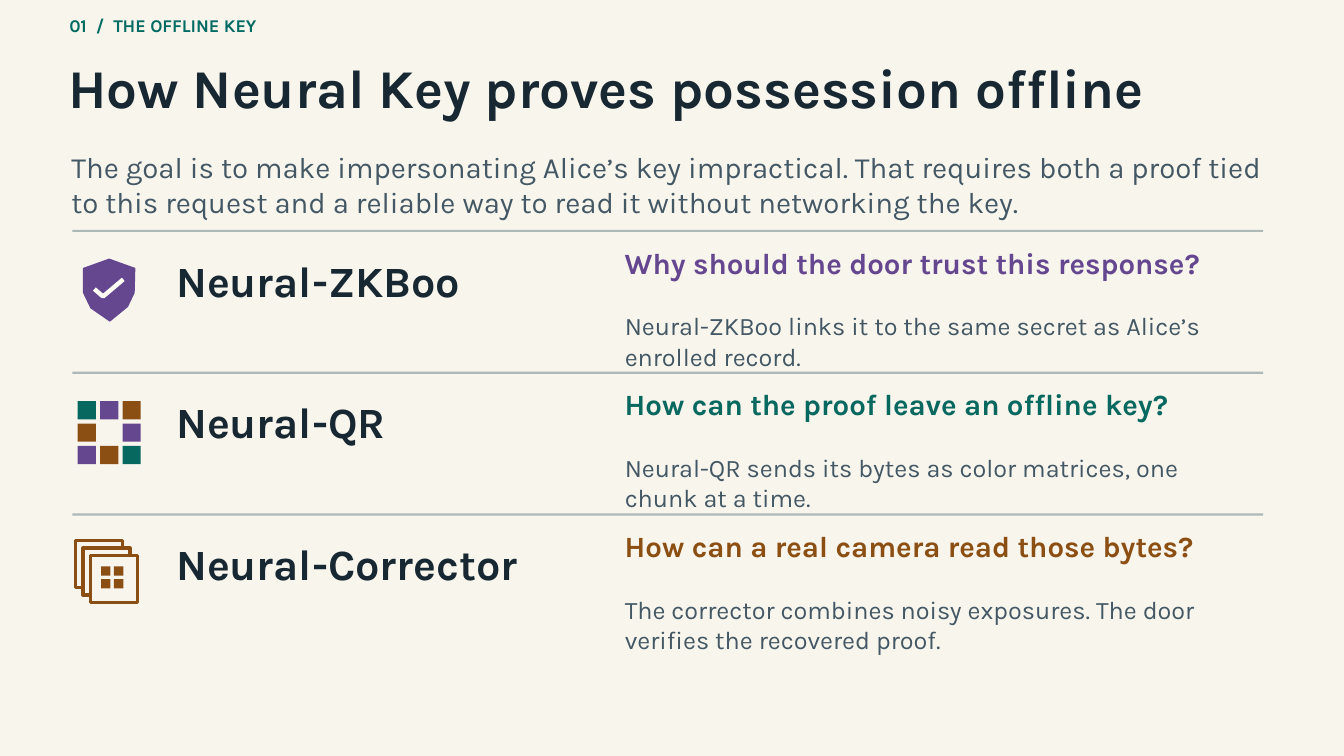
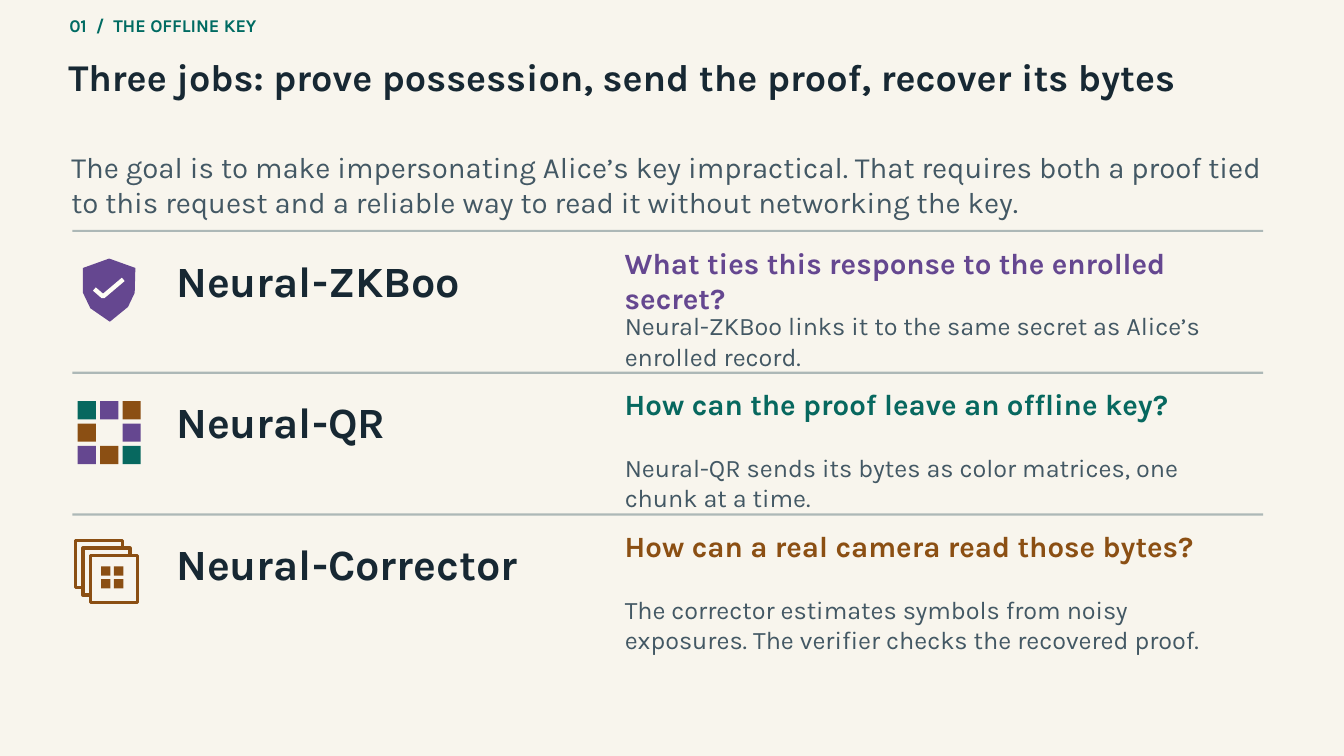
Before and after one commit to magnux/neural_cryptography, a slide deck: slide 6 of docs/presentation/neural-cryptography.pptx. Drawn at 1344x756 pixels with LibreOffice and Linux fonts; fonts in the diff are those of the drawing. Boxes give left, top, right and bottom in pixels: in the first picture for what was removed or moved away, otherwise in the second. Text is boxed around its words. In the diff, an @@ line names an element or a change of style, - is before the commit and + after.

Commit message:
Explain how the key and optical corrector need different neural architectures

```diff
--- a/docs/presentation/neural-cryptography.pptx
+++ b/docs/presentation/neural-cryptography.pptx
@@ text at (68,64,1175,100): text changed; size 39 to 27 pt @@
-How Neural Key proves possession offline
+Three jobs: prove possession, send the proof, recover its bytes
@@ text at (625,253,1166,310): text changed @@
-Why should the door trust this response?
+What ties this response to the enrolled secret?
@@ text at (625,601,1199,655): text changed @@
-The corrector combines noisy exposures. The door verifies the recovered proof.
+The corrector estimates symbols from noisy exposures. The verifier checks the recovered proof.
```
Also in this commit, not shown: 27 other slides changed, 1 other file.
